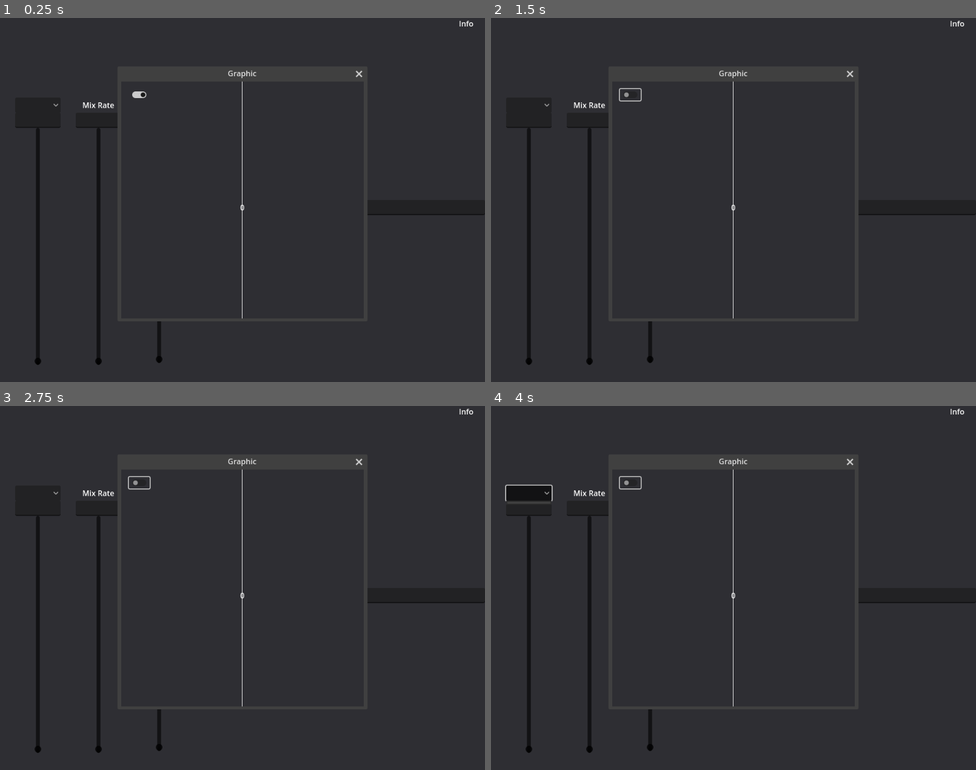
Above: before the commit, frames 1-4 (two rows, left to right).
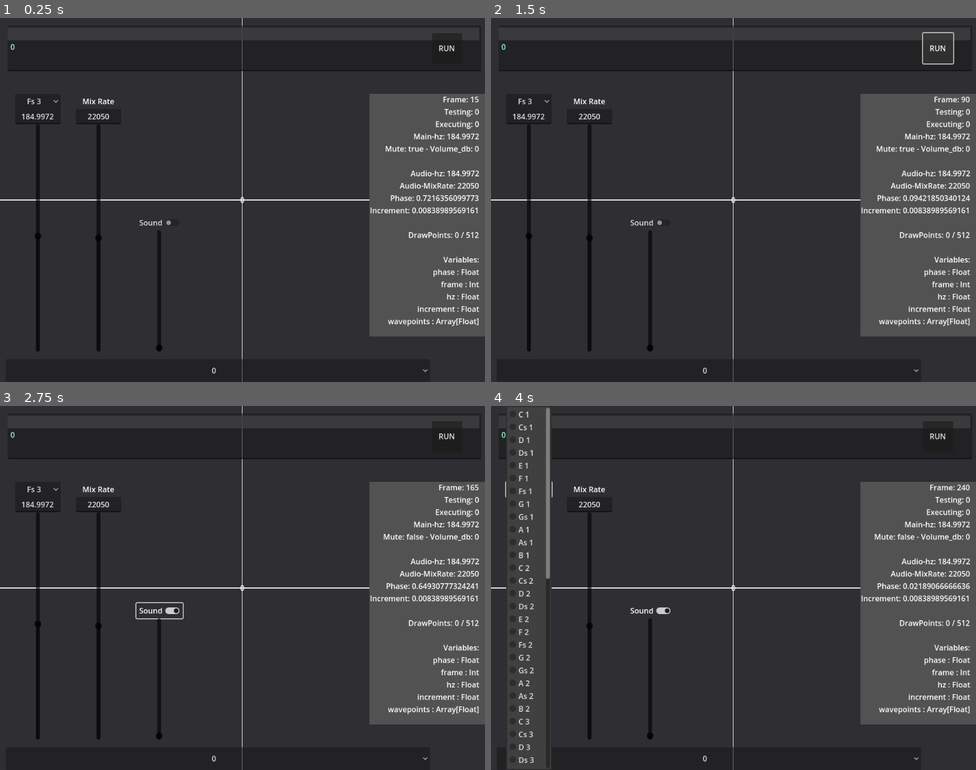
Above: after the commit, the same moments.

Repository: ArthdevhalNekiu/AudioStreamGenerator
Game: Godot game, scene res://scenes/main.tscn
Two runs of this game, one before a commit and one after it. Both use one fixed random seed, a clock stepped at 60 frames per second and the inputs below.
Inputs (mouse positions are in pixels of both pictures, inside the frame that each line leads up to; where the layout moved, square brackets give the same spot in the first picture):
- Up to frame 1 (0.25 s): no input
- Up to frame 2 (1.5 s): click (631, 94) at 0.52 s; click (937, 47) at 1.25 s, where only the run after the commit has a clickable "RUN"
- Up to frame 3 (2.75 s): click "Sound" at 2 s
- Up to frame 4 (4 s): click (709, 759) at 2.75 s, where only the run after the commit has a clickable "0"; click (529, 489) [529, 493] at 3.5 s

The runs differ from the first frame. In frame 1, 18% of the frame differs, in the area x 0-100%, y 0-100%; in frame 2, 18%; in frame 3, 18%; in frame 4, 20%.
Error before the commit: Attempt to call function 'add_point' in base 'null instance' on a null instance. (res://scripts/graphic.gd:5)

Commit message:
Add files via upload

Diff:
--- a/scenes/main.tscn
+++ b/scenes/main.tscn
@@ -1,18 +1,20 @@
-[gd_scene load_steps=6 format=3 uid="uid://b0dw43gg87apt"]
+[gd_scene load_steps=7 format=3 uid="uid://b0dw43gg87apt"]
 
 [ext_resource type="Script" path="res://scripts/main.gd" id="1_nkj6a"]
 [ext_resource type="Script" path="res://scripts/audio.gd" id="2_0uyok"]
 [ext_resource type="Script" path="res://scripts/graphic.gd" id="3_fba1v"]
+[ext_resource type="CodeHighlighter" uid="uid://bdbbqpih0tgf0" path="res://scripts/code_syntax.tres" id="4_1pcax"]
+[ext_resource type="Script" path="res://scripts/equation.gd" id="5_efxv3"]
 
 [sub_resource type="AudioStreamGenerator" id="AudioStreamGenerator_mqqxt"]
-
-[sub_resource type="RectangleShape2D" id="RectangleShape2D_qg653"]
-size = Vector2(250, 250)
+mix_rate = 22050.0
+buffer_length = 0.15
 
 [node name="Main" type="Node2D"]
 script = ExtResource("1_nkj6a")
 
 [node name="Cam" type="Camera2D" parent="."]
+anchor_mode = 0
 
 [node name="Audio" type="AudioStreamPlayer2D" parent="."]
 stream = SubResource("AudioStreamGenerator_mqqxt")
@@ -22,76 +24,70 @@
 [node name="Graphic" type="Node2D" parent="."]
 script = ExtResource("3_fba1v")
 
-[node name="Equation" type="LineEdit" parent="Graphic"]
-anchors_preset = 10
-anchor_right = 1.0
-offset_right = 512.0
-offset_bottom = 32.0
-grow_horizontal = 2
-placeholder_text = "0"
+[node name="HLine" type="Line2D" parent="Graphic"]
+position = Vector2(0, 384)
+width = 2.0
+
+[node name="VLine" type="Line2D" parent="Graphic"]
+points = PackedVector2Array(512, 0, 512, 768)
+width = 1.0
+
+[node name="Zero" type="Label" parent="Graphic"]
+offset_left = 384.0
+offset_top = 256.0
+offset_right = 640.0
+offset_bottom = 512.0
+text = "0"
+horizontal_alignment = 1
+vertical_alignment = 1
+metadata/_edit_use_anchors_ = true
+
+[node name="Equation" type="CodeEdit" parent="."]
+offset_left = 16.0
+offset_top = 16.0
+offset_right = 1016.0
+offset_bottom = 112.0
+theme_override_constants/line_spacing = 4
+text = "
+0
+"
+syntax_highlighter = ExtResource("4_1pcax")
+highlight_current_line = true
+draw_tabs = true
+indent_automatic = true
+auto_brace_completion_enabled = true
+auto_brace_completion_highlight_matching = true
+script = ExtResource("5_efxv3")
+metadata/_edit_use_anchors_ = true
+
+[node name="Execute" type="Button" parent="Equation"]
+layout_mode = 0
+offset_left = 896.0
+offset_top = 16.0
+offset_right = 960.0
+offset_bottom = 80.0
+text = "RUN"
+
+[node name="Equations" type="OptionButton" parent="."]
+offset_left = 12.0
+offset_top = 720.0
+offset_right = 908.0
+offset_bottom = 768.0
 alignment = 1
-
-[node name="List" type="OptionButton" parent="Graphic/Equation"]
-layout_mode = 0
-offset_top = -580.0
-offset_right = 500.0
-offset_bottom = -548.0
-alignment = 1
+text_overrun_behavior = 3
 fit_to_longest_item = false
 allow_reselect = true
 
-[node name="Window" type="Window" parent="Graphic"]
-title = "Graphic"
-initial_position = 1
-size = Vector2i(512, 500)
-unresizable = true
+[node name="Control" type="Node2D" parent="."]
 
-[node name="HLine" type="Line2D" parent="Graphic/Window"]
-position = Vector2(0, 250)
-width = 1.0
-
-[node name="VLine" type="Line2D" parent="Graphic/Window"]
-points = PackedVector2Array(256, 0, 256, 500)
-width = 1.0
-
-[node name="Zero" type="Label" parent="Graphic/Window"]
-offset_top = 250.0
-offset_right = 512.0
-offset_bottom = 282.0
-text = "0"
-horizontal_alignment = 1
-vertical_alignment = 1
-
-[node name="Drawing" type="CheckButton" parent="Graphic/Window"]
-offset_left = 16.0
-offset_top = 16.0
-offset_right = 60.0
-offset_bottom = 40.0
-button_pressed = true
-
-[node name="Select" type="TouchScreenButton" parent="Graphic/Window"]
-position = Vector2(250, 250)
-shape = SubResource("RectangleShape2D_qg653")
-
-[node name="Canvas" type="CanvasLayer" parent="."]
-layer = -1
-
-[node name="Info" type="Label" parent="Canvas"]
-layout_direction = 3
-offset_left = 24.0
-offset_right = 1024.0
-offset_bottom = 32.0
-theme_override_constants/line_spacing = 8
-text = "Info"
-
-[node name="Sound" type="CheckButton" parent="Canvas"]
+[node name="Sound" type="CheckButton" parent="Control"]
 offset_left = 288.0
-offset_top = 440.0
+offset_top = 416.0
 offset_right = 386.0
-offset_bottom = 472.0
+offset_bottom = 448.0
 text = "Sound"
 
-[node name="Volume" type="VSlider" parent="Canvas/Sound"]
+[node name="Volume" type="VSlider" parent="Control/Sound"]
 self_modulate = Color(0, 0, 0, 1)
 layout_mode = 0
 offset_top = 32.0
@@ -99,22 +95,23 @@
 offset_bottom = 288.0
 max_value = 24.0
 
-[node name="Frequency" type="LineEdit" parent="Canvas"]
+[node name="Frequency" type="LineEdit" parent="Control"]
 offset_left = 32.0
-offset_top = 200.0
+offset_top = 192.0
 offset_right = 128.0
-offset_bottom = 232.0
+offset_bottom = 224.0
 alignment = 1
 select_all_on_focus = true
+metadata/_edit_use_anchors_ = true
 
-[node name="Tone" type="VSlider" parent="Canvas/Frequency"]
+[node name="Tone" type="VSlider" parent="Control/Frequency"]
 self_modulate = Color(0, 0, 0, 1)
 layout_mode = 0
 offset_top = 32.0
 offset_right = 96.0
-offset_bottom = 532.0
+offset_bottom = 512.0
 
-[node name="List" type="OptionButton" parent="Canvas/Frequency/Tone"]
+[node name="List" type="OptionButton" parent="Control/Frequency/Tone"]
 layout_mode = 0
 offset_top = -64.0
 offset_right = 96.0
@@ -123,22 +120,28 @@
 fit_to_longest_item = false
 metadata/_edit_use_anchors_ = true
 
-[node name="MixRate" type="LineEdit" parent="Canvas"]
+[node name="MixRate" type="LineEdit" parent="Control"]
 offset_left = 160.0
-offset_top = 200.0
+offset_top = 192.0
 offset_right = 256.0
-offset_bottom = 232.0
+offset_bottom = 224.0
+text = "22050"
 alignment = 1
 select_all_on_focus = true
+metadata/_edit_use_anchors_ = true
 
-[node name="MixRateSlider" type="VSlider" parent="Canvas/MixRate"]
+[node name="MixRateSlider" type="VSlider" parent="Control/MixRate"]
 self_modulate = Color(0, 0, 0, 1)
 layout_mode = 0
 offset_top = 32.0
 offset_right = 96.0
-offset_bottom = 532.0
+offset_bottom = 512.0
+min_value = 5.0
+max_value = 44100.0
+step = 5.0
+value = 22050.0
 
-[node name="Label" type="Label" parent="Canvas/MixRate"]
+[node name="Label" type="Label" parent="Control/MixRate"]
 layout_mode = 0
 offset_top = -32.0
 offset_right = 96.0
@@ -146,13 +149,28 @@
 horizontal_alignment = 1
 vertical_alignment = 1
 
-[connection signal="text_submitted" from="Graphic/Equation" to="Graphic" method="_on_equation_text_submitted"]
-[connection signal="item_selected" from="Graphic/Equation/List" to="Graphic" method="_on_list_equation_selected"]
-[connection signal="toggled" from="Graphic/Window/Drawing" to="Graphic" method="_on_drawing_toggled"]
-[connection signal="toggled" from="Canvas/Sound" to="." method="_on_sound_toggled"]
-[connection signal="value_changed" from="Canvas/Sound/Volume" to="." method="_on_volume_value_changed"]
-[connection signal="text_changed" from="Canvas/Frequency" to="." method="_on_frequency_text_changed"]
-[connection signal="value_changed" from="Canvas/Frequency/Tone" to="." method="_on_tone_value_change"]
-[connection signal="item_selected" from="Canvas/Frequency/Tone/List" to="." method="_on_list_tones_selected"]
-[connection signal="text_changed" from="Canvas/MixRate" to="." method="_on_mix_rate_text_changed"]
-[connection signal="value_changed" from="Canvas/MixRate/MixRateSlider" to="." method="_on_mix_rate_slider_value_changed"]
+[node name="ColorRect" type="ColorRect" parent="."]
+offset_left = 780.0
+offset_top = 160.0
+offset_right = 1036.0
+offset_bottom = 672.0
+color = Color(0.321569, 0.321569, 0.321569, 1)
+
+[node name="Info" type="Label" parent="."]
+offset_left = 12.0
+offset_top = 160.0
+offset_right = 1012.0
+offset_bottom = 192.0
+text = "Info"
+horizontal_alignment = 2
+vertical_alignment = 1
+
+[connection signal="button_up" from="Equation/Execute" to="." method="_on_execute_button_up"]
+[connection signal="item_selected" from="Equations" to="." method="_on_equations_item_selected"]
+[connection signal="toggled" from="Control/Sound" to="." method="_on_sound_toggled"]
+[connection signal="value_changed" from="Control/Sound/Volume" to="." method="_on_volume_value_changed"]
+[connection signal="text_changed" from="Control/Frequency" to="." method="_on_frequency_text_changed"]
+[connection signal="value_changed" from="Control/Frequency/Tone" to="." method="_on_tone_value_changed"]
+[connection signal="item_selected" from="Control/Frequency/Tone/List" to="." method="_on_list_tones_selected"]
+[connection signal="text_changed" from="Control/MixRate" to="." method="_on_mix_rate_text_changed"]
+[connection signal="value_changed" from="Control/MixRate/MixRateSlider" to="." method="_on_mix_rate_slider_value_changed"]
